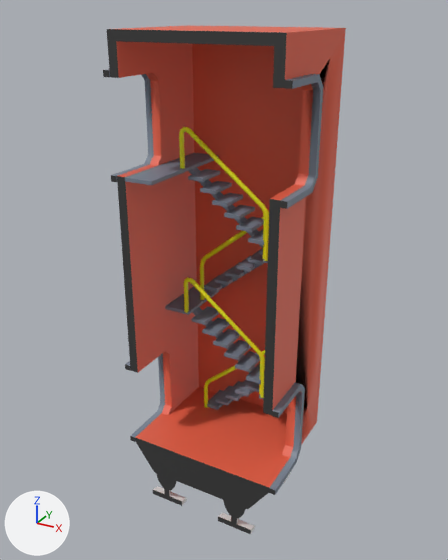
An edit to the FBX model Assets/Models/Modular_Arctic/Ladder_02.fbx, drawn before and after from the same camera.
Rendered twice from a 50 mm camera at (10.89, -14.58, 15.51) aimed at (2.07, 1.47, 7.49). Arrows for +X, +Y and +Z are at lower left; the lights stay in place. Vertices at the same position are counted once.

The first picture shows 'Ladder_02'.
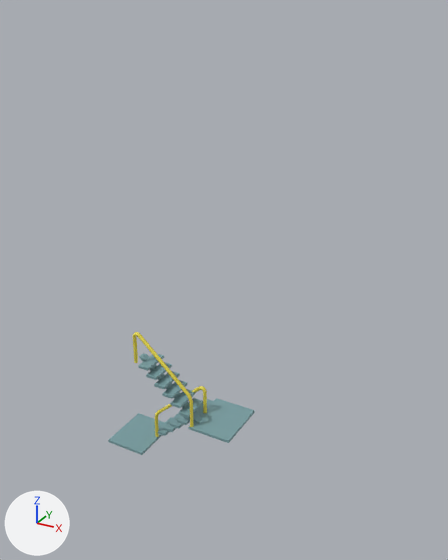
What differs and where, as boxes [x1, y1, x2, y2] in the pictures (448 x 560 px; the box of a moved part takes in the faces that stretch with it):
'Ladder_02', reshaped, turned, rescaled
    before: [103, 25, 346, 535]
    after: [108, 332, 255, 455]
part 1 of me_cube_010, moved or reshaped
    before: [207, 390, 223, 410]
    after: [196, 399, 213, 415]
part 2 of me_cube_010, moved or reshaped
    before: [215, 386, 233, 406]
    after: [184, 417, 194, 422]
part 3 of me_cube_010, moved or reshaped
    before: [225, 381, 242, 401]
    after: [177, 416, 190, 425]
part 4 of me_cube_010, moved or reshaped
    before: [192, 306, 219, 325]
    after: [170, 415, 184, 429]
part 5 of me_cube_010, moved or reshaped
    before: [202, 318, 230, 337]
    after: [163, 414, 179, 432]
part 6 of me_cube_010, moved or reshaped
    before: [213, 329, 240, 348]
    after: [158, 417, 172, 436]
part 7 of me_cube_010, moved or reshaped (not visible afterwards)
    before: [193, 307, 256, 373]
part 8 of me_cube_010, moved or reshaped
    before: [204, 350, 265, 408]
    after: [155, 386, 207, 437]
part 9 of me_cube_010, moved or reshaped
    before: [184, 277, 265, 398]
    after: [133, 332, 194, 427]
part 10 of me_cube_010, moved or reshaped (not visible before)
    after: [139, 353, 202, 423]
part 11 of me_cube_010, moved or reshaped
    before: [235, 379, 253, 397]
    after: [178, 398, 203, 418]
part 12 of me_cube_010, moved or reshaped
    before: [245, 381, 259, 392]
    after: [170, 389, 195, 408]
part 13 of me_cube_010, moved or reshaped (not visible before)
    after: [162, 380, 187, 399]
part 14 of me_cube_010, moved or reshaped
    before: [204, 275, 222, 291]
    after: [154, 371, 180, 389]
part 15 of me_cube_010, moved or reshaped
    before: [224, 340, 251, 360]
    after: [146, 362, 172, 380]
part 16 of me_cube_010, moved or reshaped
    before: [235, 351, 260, 372]
    after: [138, 354, 164, 371]
part 17 of me_cube_010, added (cyan)
    after: [188, 398, 255, 443]
part 18 of me_cube_010, added (cyan)
    after: [108, 413, 165, 455]
part 19 of me_cube_010, deleted (red)
    before: [103, 25, 346, 535]

Edits to the bpy script that builds the scene:
```text
Change me_cube_010:
    remove me_cube_010.from_pydata(...)  # 894 vertices, 815 faces; spans x -0.2..5.2, y -1.0..3.0, z 0.0..15.0
    remove me_cube_010.materials.append(mat_arctic_01)  # red #e76248
    add me_cube_010.from_pydata(...)  # 288 vertices, 240 faces; spans x -2.7..2.7, y -0.2..4.6, z -2.7..-0.7
    me_cube_010 part 1: the loose piece of 8 vertices spanning x 1.2..1.7, y 1.7..2.7, z 2.2..2.3 is turned -90 degrees about the x axis through its middle and scaled by 0.964, then moved by (-0.7, -0.7, -4.5), in mat_gray_02 (cyan #7a9fa3)
    me_cube_010 part 2: the loose piece of 8 vertices spanning x 1.6..2.1, y 1.7..2.7, z 2.5..2.6 is turned -90 degrees about the x axis through its middle and scaled by 0.964, then moved by (-1.4, -0.9, -4.8), in mat_gray_02 (cyan #7a9fa3)
    me_cube_010 part 3: the loose piece of 8 vertices spanning x 2.0..2.5, y 1.7..2.7, z 2.9..3.0 is turned -90 degrees about the x axis through its middle and scaled by 0.964, then moved by (-2.1, -1.2, -5.1), in mat_gray_02 (cyan #7a9fa3)
    me_cube_010 part 4: the loose piece of 8 vertices spanning x 1.3..1.8, y 0.7..1.7, z 6.2..6.3 is turned 90 degrees about the x axis through its middle and scaled by 0.964, then moved by (-1.8, -0.4, -8.4), in mat_gray_02 (cyan #7a9fa3)
    me_cube_010 part 5: the loose piece of 8 vertices spanning x 1.7..2.2, y 0.7..1.7, z 5.8..5.9 is turned 90 degrees about the x axis through its middle and scaled by 0.964, then moved by (-2.5, -0.7, -8.1), in mat_gray_02 (cyan #7a9fa3)
    me_cube_010 part 6: the loose piece of 8 vertices spanning x 2.1..2.6, y 0.7..1.7, z 5.5..5.6 is turned 90 degrees about the x axis through its middle and scaled by 0.964, then moved by (-3.2, -1.0, -7.8), in mat_gray_02 (cyan #7a9fa3)
    me_cube_010 part 7: the loose piece of 8 vertices spanning x 1.0..4.0, y 1.0..1.3, z 4.1..6.4 is turned 90 degrees about the x axis through its middle and scaled by 0.821, then moved by (-2.5, -0.4, -7.4), in mat_gray_02 (cyan #7a9fa3)
    me_cube_010 part 8: the loose piece of 80 vertices spanning x 1.1..4.0, y 1.6..1.8, z 2.2..5.3 is turned -90 degrees about the x axis through its middle and scaled by 0.828, then moved by (-2.5, -0.3, -5.4)
    me_cube_010 part 9: the loose piece of 80 vertices spanning x 1.0..4.0, y 0.6..0.8, z 4.1..7.7 is turned -89.8 degrees about the x axis through its middle and scaled by 0.835, then moved by (-2.5, 2.4, -6.7)
    me_cube_010 part 10: the loose piece of 8 vertices spanning x 1.0..4.0, y 2.0..2.3, z 1.8..4.0 is turned 90 degrees about the x axis through its middle and scaled by 0.821, then moved by (-2.5, 0.5, -4.1), in mat_gray_02 (cyan #7a9fa3)
    me_cube_010 part 11: the loose piece of 8 vertices spanning x 2.4..2.9, y 1.7..2.7, z 3.2..3.3 is turned 90 degrees about the x axis through its middle and scaled by 0.964, then moved by (-1.8, -0.1, -4.4), in mat_gray_02 (cyan #7a9fa3)
    me_cube_010 part 12: the loose piece of 8 vertices spanning x 2.8..3.3, y 1.7..2.7, z 3.5..3.6 is turned 90 degrees about the x axis through its middle and scaled by 0.964, then moved by (-2.5, 0.2, -4.7), in mat_gray_02 (cyan #7a9fa3)
    me_cube_010 part 13: the loose piece of 8 vertices spanning x 3.2..3.7, y 1.7..2.7, z 3.8..3.9 is turned 90 degrees about the x axis through its middle and scaled by 0.964, then moved by (-3.2, 0.5, -5.0), in mat_gray_02 (cyan #7a9fa3)
    me_cube_010 part 14: the loose piece of 8 vertices spanning x 1.2..1.7, y 1.7..2.7, z 6.9..7.0 is turned 90 degrees about the x axis through its middle and scaled by 0.964, then moved by (-1.6, 0.7, -8.1), in mat_gray_02 (cyan #7a9fa3)
    me_cube_010 part 15: the loose piece of 8 vertices spanning x 2.5..3.0, y 0.7..1.7, z 5.2..5.3 is turned -90 degrees about the x axis through its middle and scaled by 0.964, then moved by (-3.2, 2.0, -6.4), in mat_gray_02 (cyan #7a9fa3)
    me_cube_010 part 16: the loose piece of 8 vertices spanning x 2.9..3.4, y 0.7..1.7, z 4.9..5.0 is turned -90 degrees about the x axis through its middle and scaled by 0.964, then moved by (-3.9, 2.3, -6.1), in mat_gray_02 (cyan #7a9fa3)
    me_cube_010 part 17: a new loose piece, a box spanning x 1.071..2.694, y 1.649..1.736, z -2.685..-0.663, in mat_gray_02 (cyan #7a9fa3)
    me_cube_010 part 18: a new loose piece, a box spanning x -2.69..-1.067, y -0.165..-0.078, z -2.685..-0.663, in mat_gray_02 (cyan #7a9fa3)
    me_cube_010 part 19: 23 loose pieces with 622 vertices, spanning x -0.2..5.2, y -1.0..3.0, z 0.0..15.0, are deleted
    remove me_cube_010.materials.append(mat_arctic_02)  # white #f0f0f0
    remove me_cube_010.materials.append(mat_arctic_03)  # blue #778494
    remove me_cube_010.materials.append(mat_cut)  # black #3a3a3a
    add me_cube_010.materials.append(mat_gray_02)  # cyan #7a9fa3
Change ob_ladder_02:
    ob_ladder_02.rotation_euler: (0.0, 0.0, 0.0) -> (1.571, 0.0, 0.0)  # degrees (0, 0, 0) -> degrees (90, 0, 0)
    ob_ladder_02.scale: (1.0, 1.0, 1.0) -> (1.0, 1.1, 1.0)
```
